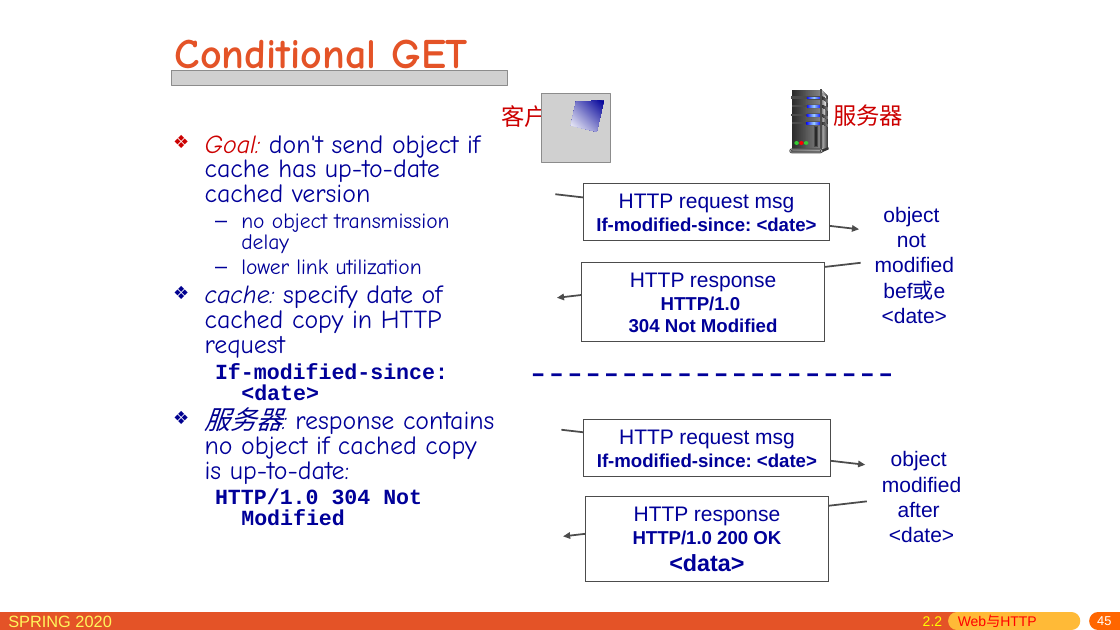
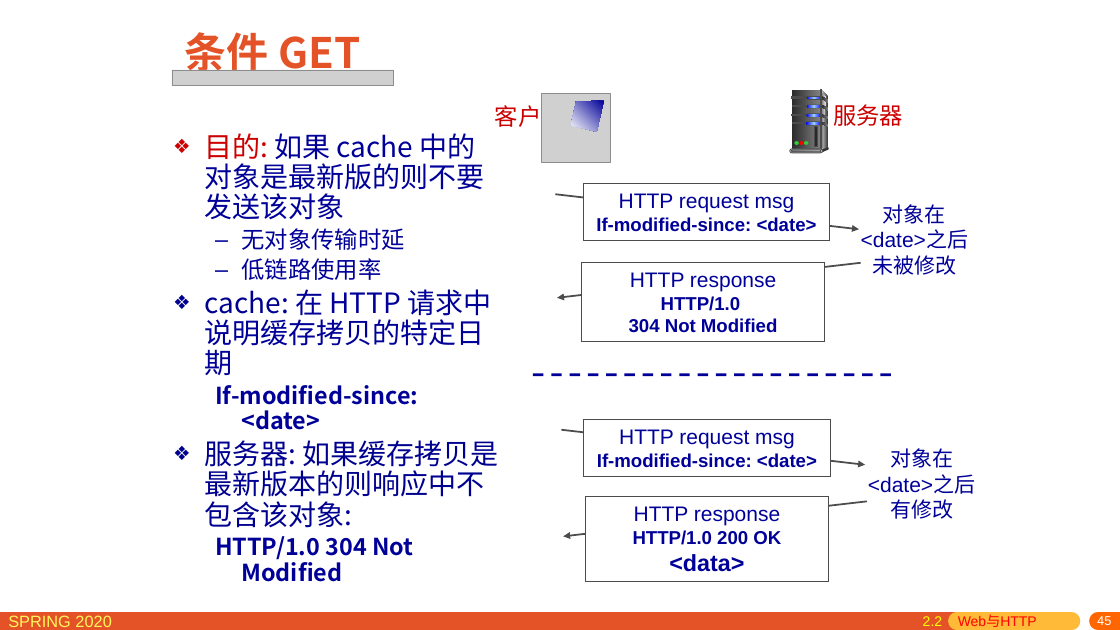
Before and after one commit to network-distributed/presentations, a slide deck: slide 45 of chapter2_cn.pptx. Drawn at 1120x630 pixels with LibreOffice and Linux fonts; fonts in the diff are those of the drawing; grey boxes stand for pictures. Boxes give left, top, right and bottom in pixels: in the first picture for what was removed or moved away, otherwise in the second. Text is boxed around its words. In the diff, an @@ line names an element or a change of style, - is before the commit and + after.

```diff
--- a/chapter2_cn.pptx
+++ b/chapter2_cn.pptx
@@ title at box(185, 26, 360, 79): text changed; font Comic Neue to Noto Sans CJK SC @@
-Conditional GET
+条件 GET
@@ picture: place and size @@
-picture at box(172, 70, 508, 86)
+picture at box(172, 70, 394, 86)
@@ text at box(495, 101, 565, 131): text changed; font Arial to Noto Sans CJK SC @@
-客户
+客户端
@@ text at box(205, 133, 491, 375): text changed; size 22.2 to 24 pt; font Comic Neue to Noto Sans CJK SC @@
-❖ Goal: don't send object if cache has up-to-date cached version
-  – no object transmission delay
-  – lower link utilization
-❖ cache: specify date of cached copy in HTTP request
+❖ 目的: 如果 cache 中的对象是最新版的则不要发送该对象
+  – 无对象传输时延
+  – 低链路使用率
+❖ cache: 在 HTTP 请求中说明缓存拷贝的特定日期
@@ text at box(861, 204, 968, 275): text changed @@
-object
-not
-modified
-bef或e
-<date>
+对象在
+<date>之后
+未被修改
@@ text at box(215, 385, 418, 582): size 18.5 to 20 pt, font Courier New to Noto Sans CJK SC in "If-modified-since: <date>", "HTTP/1.0 304 Not Modified"; line spacing 0.8 to 0.9 @@
@@ text at box(205, 440, 499, 528): text changed; size 22.2 to 24 pt; font Comic Neue to Noto Sans CJK SC; text colour #000099 to #000090 @@
-❖ 服务器: response contains no object if cached copy is up-to-date:
+❖ 服务器: 如果缓存拷贝是最新版本的则响应中不包含该对象:
@@ text at box(868, 448, 975, 519): text changed @@
-object
-modified
-after
-<date>
+对象在
+<date>之后
+有修改
```
Also in this commit, not shown: 71 other slides changed, 1 other file.
